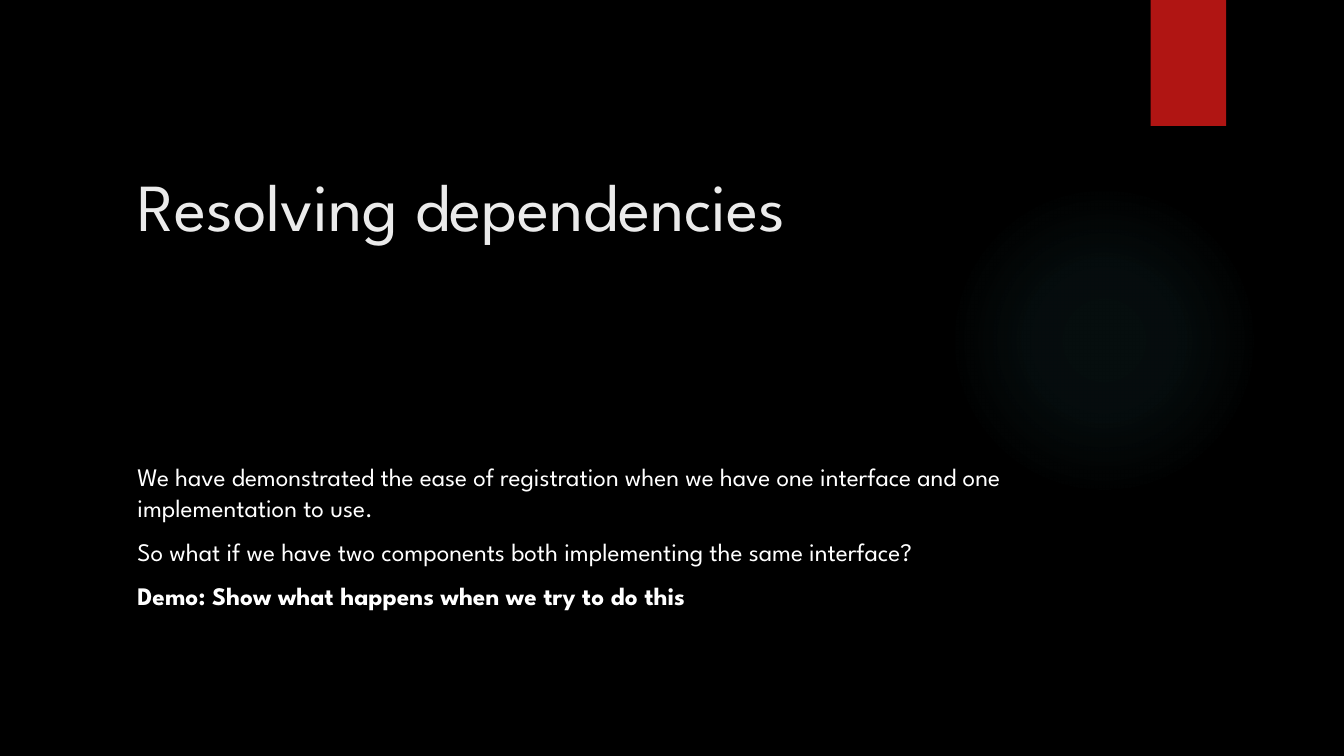
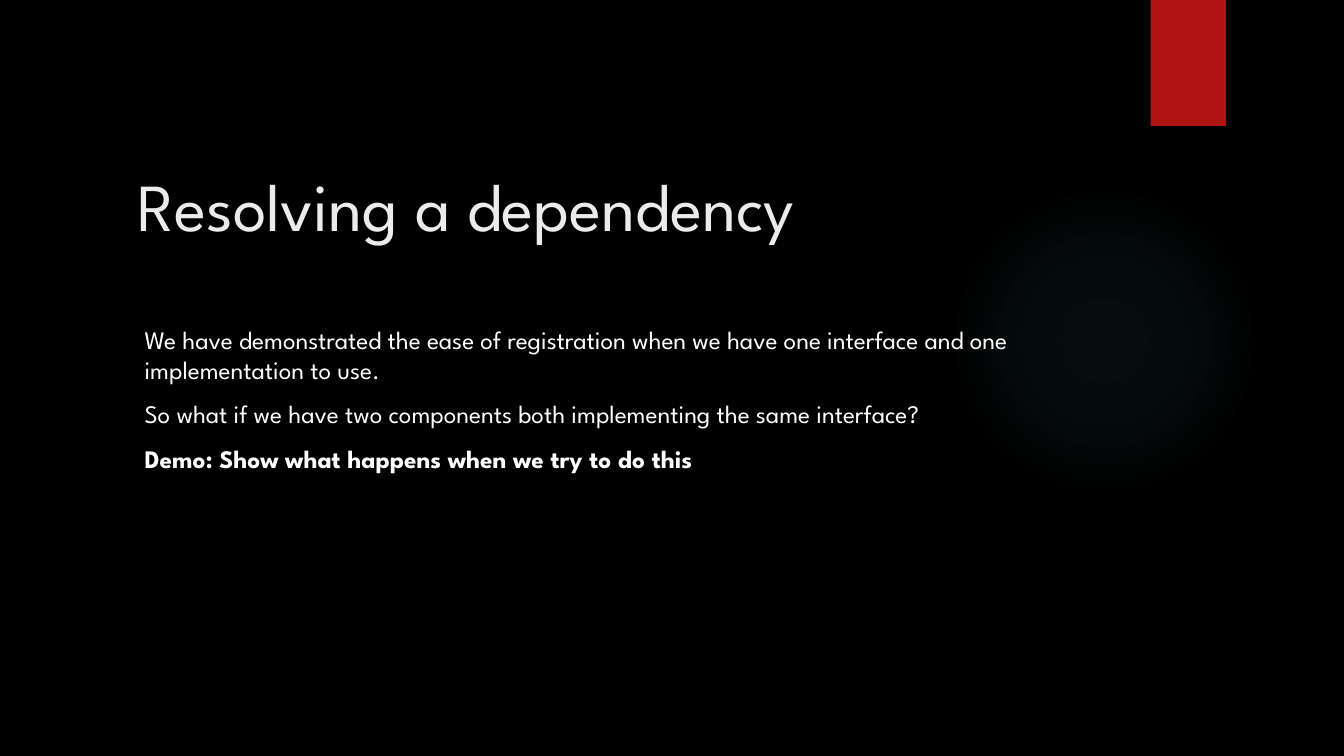
Before and after one commit to jscanlon77/dependency-injection, a slide deck: slide 8 of Castle Windsor Inversion of Control.pptx. Drawn at 1344x756 pixels with LibreOffice and Linux fonts; fonts in the diff are those of the drawing; background and template pictures are left out. Boxes give left, top, right and bottom in pixels: in the first picture for what was removed or moved away, otherwise in the second. Text is boxed around its words. In the diff, an @@ line names an element or a change of style, - is before the commit and + after.

```diff
--- a/Castle Windsor Inversion of Control.pptx
+++ b/Castle Windsor Inversion of Control.pptx
@@ title at (137,184,794,246): text changed @@
-Resolving dependencies
+Resolving a dependency
@@ text "We have demonstrated the ease ...": place and size @@
-text "We have demonstrated the ease ..." at (137,468,1000,611)
+text "We have demonstrated the ease ..." at (145,331,1007,474)
```
Also in this commit, not shown: 7 other slides changed, 2 slides added, 2 slides removed.
